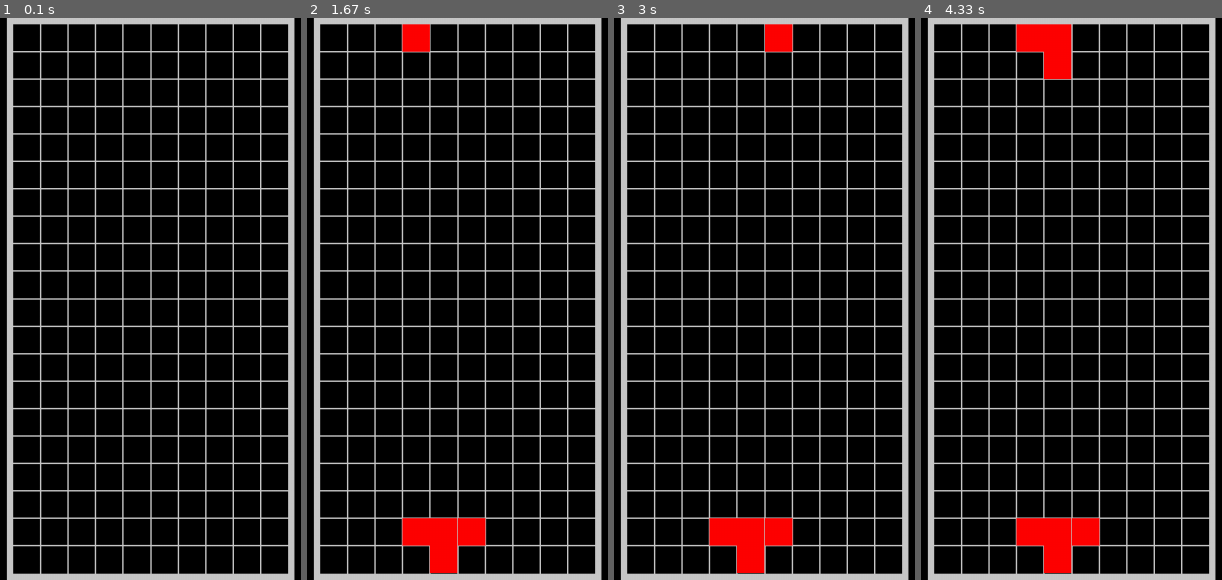
Above: before the commit, frames 1-4 (left to right).
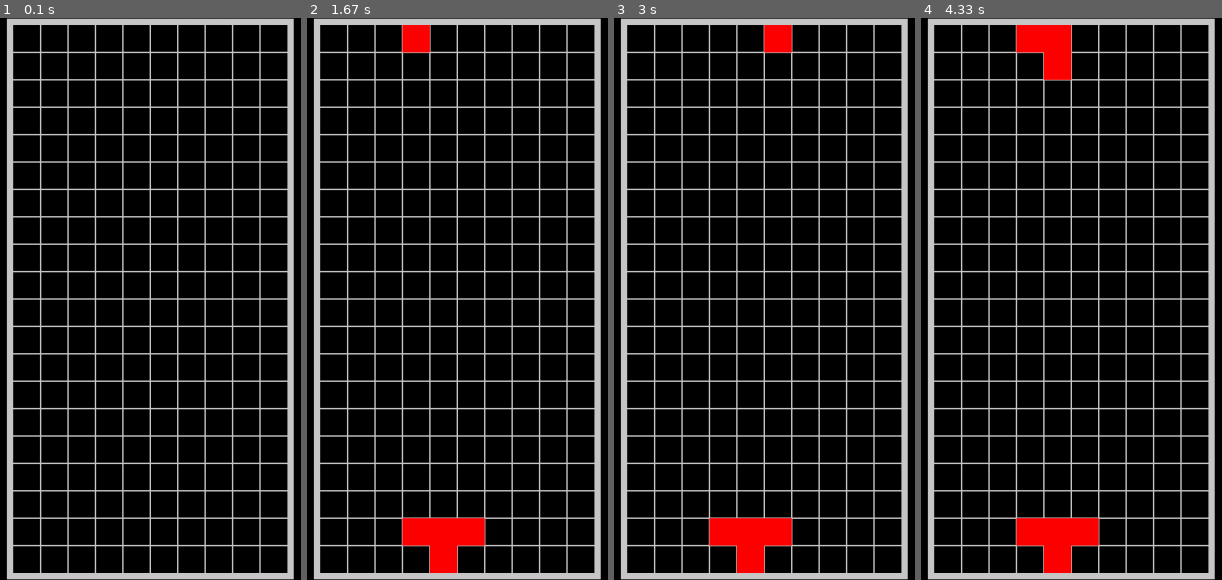
Above: after the commit, the same moments.

Repository: Hrothdel/Pygame-Tetris
Game: pygame game, started from main.py
The game is run twice, just before and just after one commit, with the same random seed, the same clock (stepped at 60 frames per second) and the same inputs.
Inputs:
- Up to frame 1 (0.1 s): no input
- Up to frame 2 (1.67 s): tap Space at 0.33 s; tap S at 0.67 s; tap Left at 1 s
- Up to frame 3 (3 s): tap D at 1.83 s; tap Right at 2.17 s
- Up to frame 4 (4.33 s): tap A at 3 s; tap Down at 3.33 s; tap W at 4.17 s

The runs differ from the first frame. In frame 1, 9.5% of the frame differs, in the area x 2-99%, y 0-100%; in frame 2, 9.5%; in frame 3, 9.4%; in frame 4, 9.4%.

Commit message:
Fix renderer rounding

Diff:
--- a/renderers.py
+++ b/renderers.py
@@ -1,4 +1,5 @@
 import pygame
+import math
 from entities import Block
 
 class GraphicsRenderer:
@@ -6,12 +7,12 @@
         self.__screen_width = width
         self.__screen_height = height
 
-        self.__grid_width = width / 3
+        self.__grid_width = math.floor(width / 3)
         self.__grid_block_size = 0
         self.__grid_border_thickness = 9
 
-        self.__side_panel_left_width = width / 3
-        self.__side_panel_right_width = width / 3
+        self.__side_panel_left_width = self.__grid_width
+        self.__side_panel_right_width = self.__grid_width
 
         self.__grid_border_color = pygame.Color(200, 200, 200)
         self.__grid_lines_color = pygame.Color(200, 200, 200)
@@ -28,21 +29,21 @@
         self.__grid_rows = grid_rows
         self.__grid_columns = grid_columns
 
-        vertical_space = (self.__screen_height -
-            self.__grid_border_thickness * 2) / grid_rows
-        horizontal_space = (self.__grid_width -
-            self.__grid_border_thickness * 2) / grid_columns
+        vertical_space = math.floor((self.__screen_height -
+            self.__grid_border_thickness * 2) / grid_rows)
+        horizontal_space = math.floor((self.__grid_width -
+            self.__grid_border_thickness * 2) / grid_columns)
 
         self.__grid_block_size = min(vertical_space,
             horizontal_space)
 
-        vertical_margin = (self.__screen_height -
+        vertical_margin = math.floor((self.__screen_height -
             self.__grid_border_thickness * 2 -
-            self.__grid_block_size * grid_rows) / 2
+            self.__grid_block_size * grid_rows) / 2)
 
-        horizontal_margin = (self.__grid_width -
+        horizontal_margin = math.floor((self.__grid_width -
             self.__grid_border_thickness * 2 -
-            self.__grid_block_size * grid_columns) / 2
+            self.__grid_block_size * grid_columns) / 2)
 
         self.__grid_vertical_margin = vertical_margin
         self.__grid_horizontal_margin = horizontal_margin
